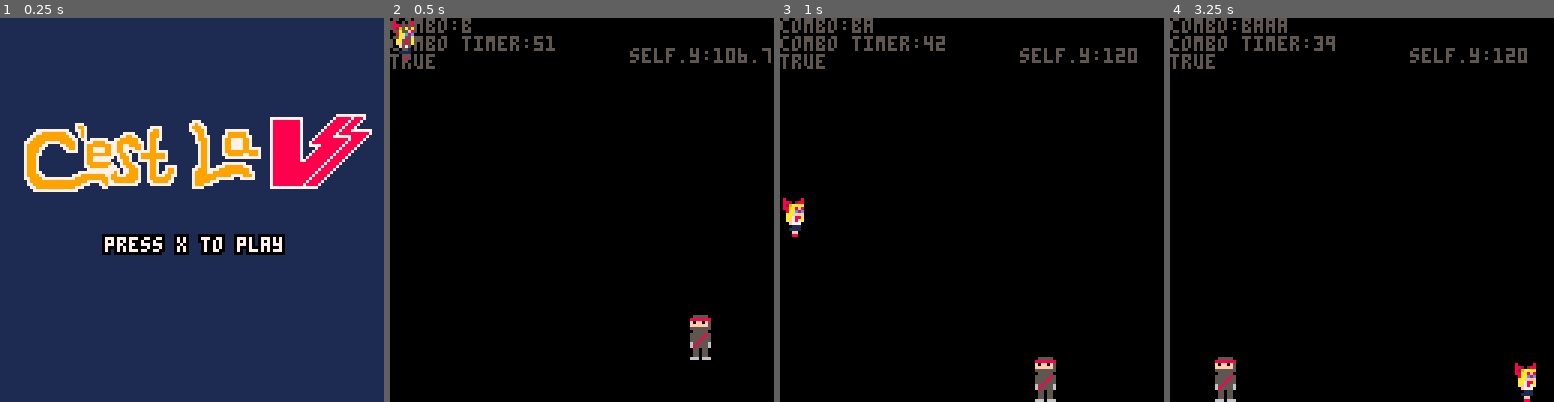
Above: before the commit, frames 1-4 (left to right).
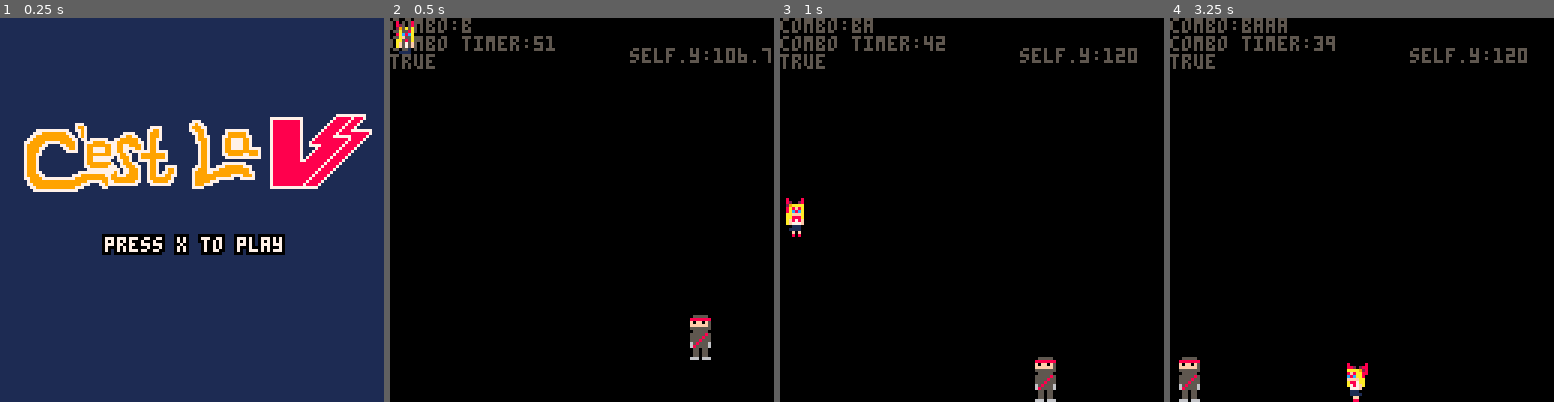
Above: after the commit, the same moments.

Repository: MarkNickerson/SailorV
Game: PICO-8 cartridge sailorv.p8
Two runs of this game, one before a commit and one after it. Both use one fixed random seed, a clock stepped at 60 frames per second and the inputs below.
Inputs:
- Up to frame 1 (0.25 s): no input
- Up to frame 2 (0.5 s): tap X (X key) at 0.33 s
- Up to frame 3 (1 s): tap O (Z key) at 0.7 s
- Up to frame 4 (3.25 s): tap X (X key) at 1.07, 1.85, 2.97 s; hold Right 1.6-2.1 s; tap O (Z key) every 0.4 s from 1.7 to 2.9 s; hold Up 2.15-2.42 s; hold Right 2.47-3.03 s; hold Left from 3.08 s (still down)

Frame 1 is identical in both runs. In frame 2, 0.1% of the frame differs, in the area x 0-7%, y 0-11%; in frame 3, 0.2%; in frame 4, 1.8%, in the area x 2-96%, y 88-100%.

Commit message:
added walk animation for sailor v

Diff:
--- a/sailorv.p8
+++ b/sailorv.p8
@@ -28,7 +28,34 @@
     end
 end
 
-
+--------------------------------------------------------------------------------
+---------------------------------- animation -----------------------------------
+--------------------------------------------------------------------------------
+actor = {} -- initalize the sprite object
+actor.sprt = 0 -- sprite starting frame
+actor.tmr = 1 -- internal timer for managing animation
+actor.flp = false -- used for flipping the sprite
+
+function idle()
+  actor.tmr = actor.tmr+1 -- interal timer to activate waiting animations
+  if actor.tmr>=10 then -- after 1/3 of sec, jump to sprite 6
+    actor.sprt = 4
+  end
+  if actor.tmr >= 60 then -- after 2 sec jump frame 8
+    actor.sprt = 5
+  end
+  if actor.tmr >= 62 then -- and jump back to frame 6,
+    actor.sprt = 4
+
+    actor.tmr = 0 -- restart timer
+  end
+end
+
+function sprite_animator(x) -- this function receives the number of frames to animate by, increaments by the supplied amount and returns the value back calling user input function
+	local y = 0
+	y += x
+	return y
+end
 
 --------------------------------------------------------------------------------
 ---------------------------------- player --------------------------------------
@@ -51,15 +78,36 @@
 -- player input
 
 function move_player()
-  accel = 0.5
+  accel = 0.25
+
+  --idle
+  idle()
+
   -- player control
    if (btn(0)) then
        player.dx = player.dx - accel
        --pl.d=-1
-     end
+
+        actor.flp = true -- flip the direction of the sprite
+        actor.sprt+=sprite_animator(0.2)
+        actor.tmr = 0
+
+        if actor.sprt>=4 then
+          actor.sprt = 0
+        end
+
+   end
    if (btn(1)) then
      player.dx = player.dx + accel
      --pl.d=1
+
+       actor.flp = false -- set deafult direction of sprite
+       actor.sprt += sprite_animator(0.2) -- animate the sprite by calling the sprite_animator function
+       actor.tmr = 0 -- reset internal timer
+
+       if actor.sprt>=4 then -- set the max number frames to animate
+         actor.sprt = 0 -- reset the frame number, creating a loop
+       end
    end
 
    -- gravity and friction
@@ -261,10 +309,10 @@
 end
 
 function draw_game()
-  spr(1, player.x, player.y-8, 1, 2)
-		print('combo:'..player.combo.attac)
-		print('combo timer:'..player.combotimer)
-		print(player.incombo)
+  spr(actor.sprt,player.x,player.y-8,1,2,actor.flp)
+	print('combo:'..player.combo.attac)
+	print('combo timer:'..player.combotimer)
+	print(player.incombo)
   ninja:draw()
 end
 
@@ -386,22 +434,22 @@
 right.right.right.right = {}
 right.right.right.right.attac="bbbb"
 __gfx__
+0000000000000000000000000000000000000000000000000000000000000000000000000000000000000000000000000000000000000000000000000000000
 00000000000000000000000000000000000000000000000000000000000000000000000000000000000000000000000000000000000000000000000000000000
 00000000000000000000000000000000000000000000000000000000000000000000000000000000000000000000000000000000000000000000000000000000
-00700700000000000000000000000000000000000000000000000000000000000000000000000000000000000000000000000000000000000000000000000000
-00077000800000808820288080000080882028800000000000000000000000000000000000000000000000000000000000000000000000000000000000000000
-0007700088202880029aaaa088202880029aaaa00000000000000000000000000000000000000000000000000000000000000000000000000000000000000000
-00700700829aaaa008aa8f80829aaaa008aa8f800000000000000000000000000000000000000000000000000000000000000000000000000000000000000000
-0000000088aa8f8008aac8c088aa8f8008aac8c00000000000000000000000000000000000000000000000000000000000000000000000000000000000000000
-0000000008aac8c00aaffff008aac8c00aaffff00000000000000000000000000000000000000000000000000000000000000000000000000000000000000000
-000000000aaffff00aa788000aaffff00aa788000000000000000000000000000000000000000000000000000000000000000000000000000000000000000000
-000000000aa788a0aaf787000aa788a0aa7787000000000000000000000000000000000000000000000000000000000000000000000000000000000000000000
-000000000af787a000f777ff0af787a000ff77000000000000000000000000000000000000000000000000000000000000000000000000000000000000000000
-0000000000f777000001110000f777f0000111000000000000000000000000000000000000000000000000000000000000000000000000000000000000000000
-00000000000111000011111000011100001111100000000000000000000000000000000000000000000000000000000000000000000000000000000000000000
-0000000000111100000f00f000111100000f0f000000000000000000000000000000000000000000000000000000000000000000000000000000000000000000
-00000000000ff00000f00800000f0f00008000f00000000000000000000000000000000000000000000000000000000000000000000000000000000000000000
-00000000000880000080000000080800000000800000000000000000000000000000000000000000000000000000000000000000000000000000000000000000
+80000080882028808000008088202880080000800800008000000000000000000000000000000000000000000000000000000000000000000000000000000000
+88202880029aaaa088202880029aaaa0082002800820028000000000000000000000000000000000000000000000000000000000000000000000000000000000
+829aaaa008aa8f80829aaaa008aa8f80029aaaa0029aaaa000000000000000000000000000000000000000000000000000000000000000000000000000000000
+88aa8f8008aac8c088aa8f8008aac8c008a8f8a008a8f8a000000000000000000000000000000000000000000000000000000000000000000000000000000000
+08aac8c00aaffff008aac8c00aaffff008ac8ca008af8fa000000000000000000000000000000000000000000000000000000000000000000000000000000000
+0aaffff00aa788000aaffff00aa788000aafffa00aafffa000000000000000000000000000000000000000000000000000000000000000000000000000000000
+0aa788a0aaf787000aa788a0aa7787000aa888a00aa888a000000000000000000000000000000000000000000000000000000000000000000000000000000000
+0af787a000f777ff0af787a000ff77000af878f00af878f000000000000000000000000000000000000000000000000000000000000000000000000000000000
+00f777000001110000f777f0000111000af777f00af777f000000000000000000000000000000000000000000000000000000000000000000000000000000000
+00011100001111100001110000111110000111000001110000000000000000000000000000000000000000000000000000000000000000000000000000000000
+00111100000f00f000111100000f0f00001111000011110000000000000000000000000000000000000000000000000000000000000000000000000000000000
+000ff00000f00800000f0f00008000f0000f0f00000f0f0000000000000000000000000000000000000000000000000000000000000000000000000000000000
+00088000008000000008080000000080000808000008080000000000000000000000000000000000000000000000000000000000000000000000000000000000
 00000000000888001111111100000000000000000000000000000000000000000000000000000000000000000000000000000000000000000000000000000000
 00000000000888001000000100000000000000000000000000000000000000000000000000000000000000000000000000000000000000000000000000000000
 00700700000888001000000100000000000000000000000000000000000000000000000000000000000000000000000000000000000000000000000000000000
